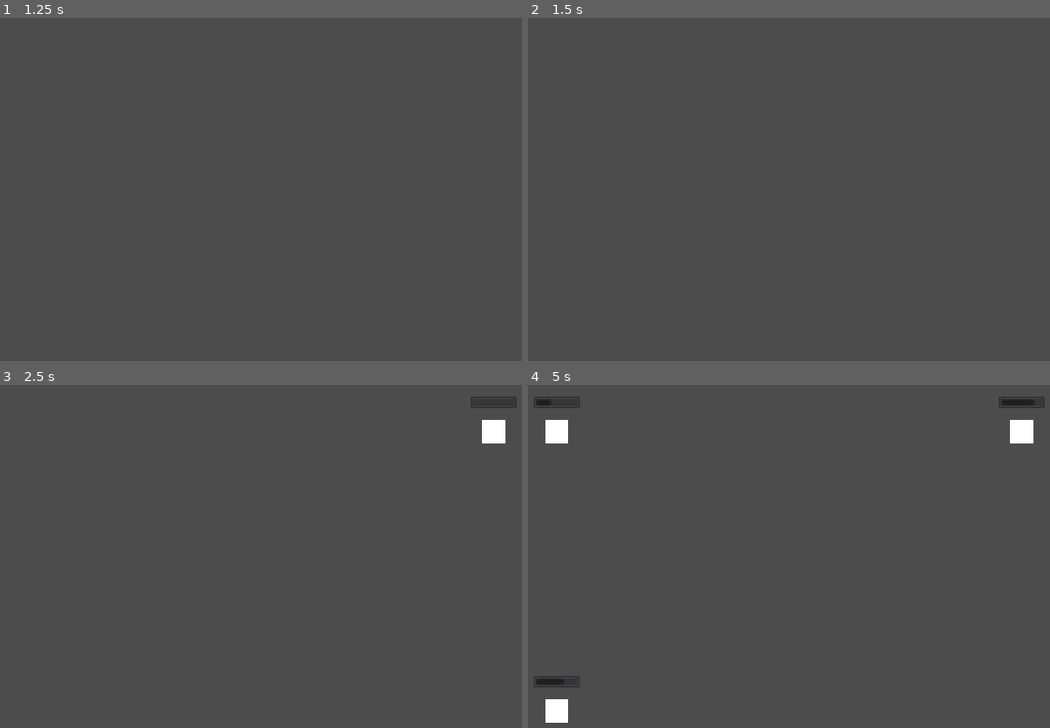
Above: before the commit, frames 1-4 (two rows, left to right).
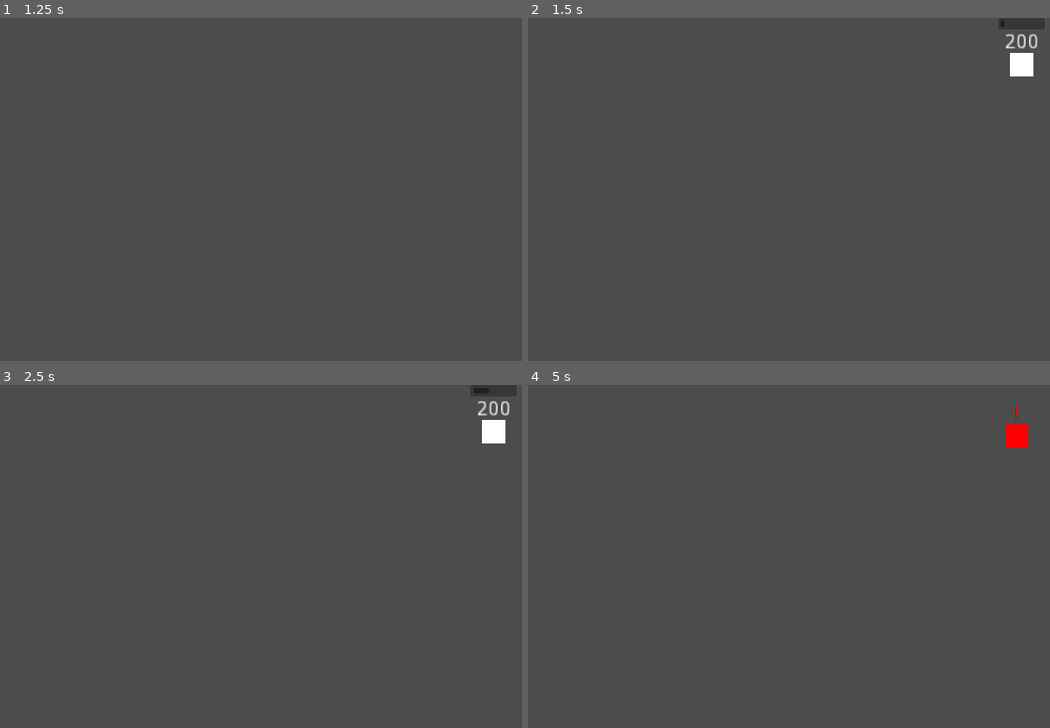
Above: after the commit, the same moments.

Repository: metalboyrick/riot-city-game
Game: Godot game, scene res://levels/level_base/level.tscn
Two runs of this game, one before a commit and one after it. Both use one fixed random seed, a clock stepped at 60 frames per second and the inputs below. This scene is started directly instead of the project's main scene.
Inputs:
- Up to frame 1 (1.25 s): tap Enter at 0.5 s
- Up to frame 2 (1.5 s): tap Space at 1.25 s
- Up to frame 3 (2.5 s): tap Enter at 2 s
- Up to frame 4 (5 s): no input

Frame 1 is identical in both runs. In frame 2, 0.5% of the frame differs, in the area x 90-99%, y 0-18%; in frame 3, 0.3%; in frame 4, 1.5%, in the area x 1-99%, y 3-99%.

Commit message:
added simultanous spawn check added money demand display

Diff:
--- a/actors/mob/mob.gd
+++ b/actors/mob/mob.gd
@@ -5,12 +5,15 @@
 export var DEFAULT_CALM : float = 3
 
 # global variables
+var rng : RandomNumberGenerator = RandomNumberGenerator.new()
 var calm_time : float = DEFAULT_CALM
 var direction : Vector2 = Vector2.ZERO
+var demand_amount : int = 0
 
 # select all the necessary child nodes
 onready var n_calm_timer := get_node("CalmTimer")
 onready var n_calm_bar := get_node("CalmBar")
+onready var n_demand_label := get_node("DemandLabel")
 
 # signals
 signal s_anger_start
@@ -24,8 +27,11 @@
 	return self
 
 func _ready():
+	rng.randomize()
 	n_calm_timer.wait_time = calm_time
 	n_calm_timer.start()
+	demand_amount = floor(rng.randi_range(1, 6) * 100)
+	n_demand_label.text = str(demand_amount)
 
 
 func _process(delta):
@@ -36,6 +42,7 @@
 	if n_calm_timer.time_left == 0:
 		if n_calm_bar.visible:
 			n_calm_bar.visible = false
+			n_demand_label.text = "!"
 			modulate = Color(1,0,0)
 			emit_signal("s_anger_start")
 
--- a/actors/mob/mob.tscn
+++ b/actors/mob/mob.tscn
@@ -25,9 +25,9 @@
 
 [node name="CalmBar" type="ProgressBar" parent="."]
 margin_left = -16.0
-margin_top = -24.0
+margin_top = -32.0
 margin_right = 16.0
-margin_bottom = -16.0
+margin_bottom = -24.0
 percent_visible = false
 __meta__ = {
 "_edit_use_anchors_": false
@@ -35,3 +35,14 @@
 
 [node name="CalmTimer" type="Timer" parent="."]
 one_shot = true
+
+[node name="DemandLabel" type="Label" parent="."]
+margin_left = -23.8016
+margin_top = -21.6189
+margin_right = 24.1984
+margin_bottom = -7.6189
+text = "500"
+align = 1
+__meta__ = {
+"_edit_use_anchors_": false
+}
--- a/levels/level_base/level.gd
+++ b/levels/level_base/level.gd
@@ -2,6 +2,7 @@
 
 export var SPAWN_INTERVAL_LOW : float = 0.0
 export var SPAWN_INTERVAL_HIGH : float = 5.0
+export var ALLOWED_SIMULTANEOUS : int = 1
 export var MONEY : int = 1000
 
 var rng : RandomNumberGenerator = RandomNumberGenerator.new()
@@ -15,6 +16,7 @@
 
 # Called when the node enters the scene tree for the first time.
 func _ready():
+	rng.randomize()
 	assert(SPAWN_INTERVAL_LOW < SPAWN_INTERVAL_HIGH)
 
 	# initialise mob spawners
@@ -22,6 +24,8 @@
 	for mob_spawn in mob_spawns:
 		mob_spawn.connect("s_spawn_clear", self, "_on_spawn_clear")
 		mobs_occupancy.append(false)
+
+	assert(ALLOWED_SIMULTANEOUS <= mob_spawns.size())
 
 	# initialise spawn timer
 	n_spawn_timer.wait_time = rng.randf_range(SPAWN_INTERVAL_LOW, SPAWN_INTERVAL_HIGH)
@@ -36,9 +40,21 @@
 
 
 func spawn_mob_random():
+
+	# check for number of occupied space, higher than allowed, no spawn
+	var occupied_space: int = 0
+	for occupancy in mobs_occupancy:
+		if occupancy == true:
+			occupied_space += 1
+
+	if occupied_space > ALLOWED_SIMULTANEOUS - 1:
+		return
+
+	# check is spawner at the index is occupied
 	var spawn_index : int = rng.randi_range(0, mob_spawns.size() - 1)
 	if mobs_occupancy[spawn_index]:
 		return
+
 	mobs_occupancy[spawn_index] = true
 	var mob_spawner_instance = mob_spawns[spawn_index]
 	var mob = sc_mob.instance().init(mob_spawner_instance.rotation + PI / 2, mob_spawner_instance.position)
